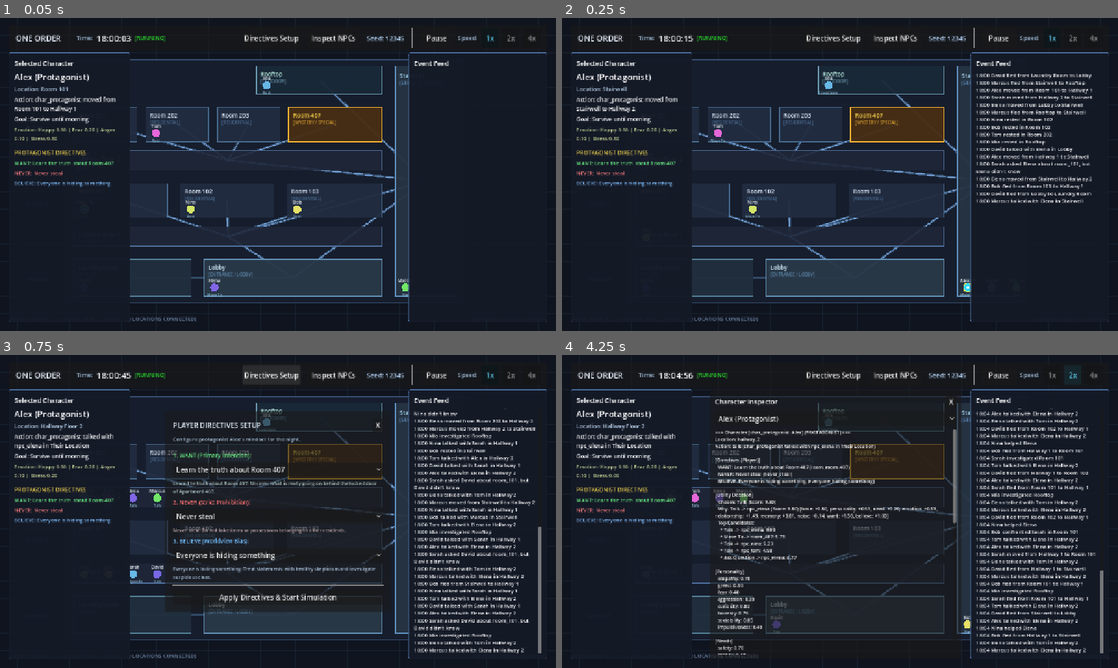
Above: before the commit, frames 1-4 (two rows, left to right).
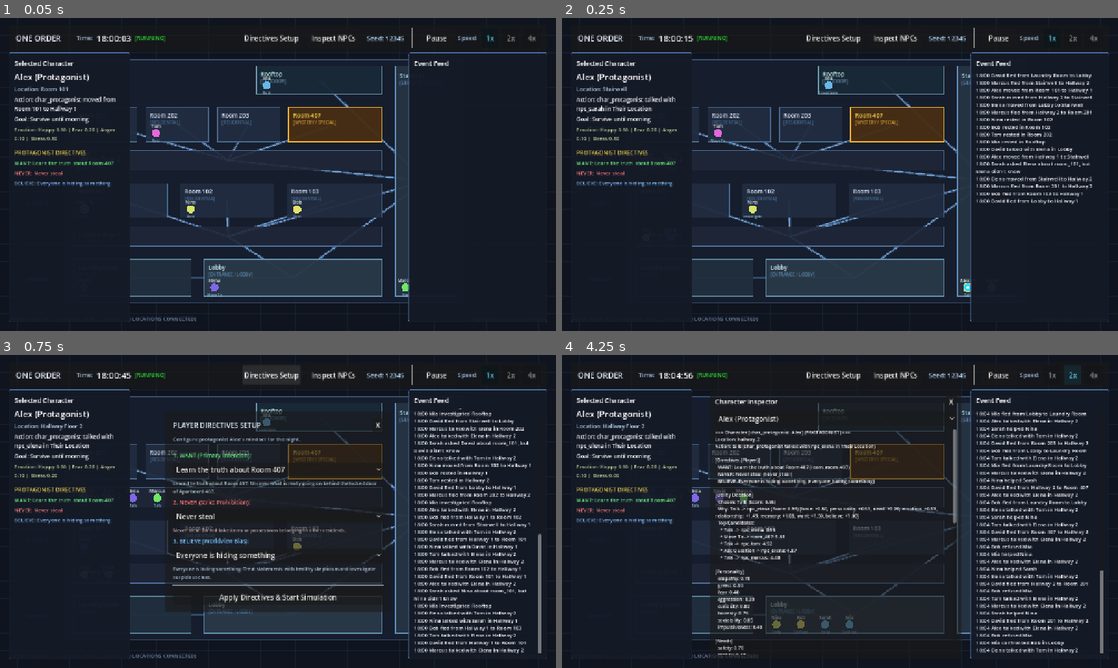
Above: after the commit, the same moments.

Repository: wongsakorn-s/one-order-apartment-407
Game: Godot game, scene res://scenes/main.tscn
Same seed, same stepped clock (60 frames per second), same inputs: the game is played once before the commit and once after it.
Inputs:
- Up to frame 1 (0.05 s): no input
- Up to frame 2 (0.25 s): no input
- Up to frame 3 (0.75 s): click "Directives Setup" at 0.5 s
- Up to frame 4 (4.25 s): click "Apply Directives & Start Simu…" at 1.25 s; click "Inspect NPCs" at 2 s; click "1x" at 2.75 s; click "2x" at 3.5 s

Frame 1 is identical in both runs. In frame 2, 0.8% of the frame differs, in the area x 2-96%, y 20-89%; in frame 3, 4.4%; in frame 4, 4.9%, in the area x 23-96%, y 17-96%.

Commit message:
feat: complete TASK-015 Room 407 Mystery Catalyst
Add Room407Generator, which selects at most one procedural scenario
for Room 407 per run (hidden money, a missing tenant, a secret
meeting, stolen goods, someone hiding, abandoned belongings, innocent
noise, or explicitly irrelevant) — with a further chance of selecting
none at all, so the room is doubly likely to sometimes be completely
unremarkable. There is no fixed canonical explanation: each scenario
mutates real state (world-truth items, beliefs, goals, relationships)
using the same character/world primitives TASK-011's secrets already
use, so resolution emerges from existing goal/belief/investigate/
social-action systems rather than a scripted quest path. The
protagonist is never assigned Room 407 knowledge, goals, or location
by this generator, so the player is never nudged toward investigating
it.

Give Location a lightweight world-truth item list (add_item/
remove_item/has_item), separate from any character's inventory, and
extend InvestigateAction so any character investigating a location —
not just whoever the generator happened to pick — can discover and
pick up what's there. This is what makes Room 407 state independently
discoverable by any NPC rather than only knowable to a pre-selected
character.

The scenario is kept in its own SimulationRunner field/getter
(get_room_407_scenario) rather than folded into TASK-011's secrets
list, so that task's exact "3-5 secrets per run" range stays intact
regardless of whether Room 407 also produced a scenario.

Co-Authored-By: Claude Sonnet 5 <noreply@anthropic.com>

Diff:
--- a/scripts/actions/investigate_action.gd
+++ b/scripts/actions/investigate_action.gd
@@ -50,8 +50,25 @@
 			state_changes["stress_delta"] = 0.05
 			state_changes["fear_delta"] = 0.05
 
+		# TASK-015: any character investigating a location may independently
+		# discover and pick up world-truth items left there (e.g. hidden cash,
+		# stolen goods, abandoned belongings), regardless of who placed them.
+		var world_graph: WorldGraph = context.get("world_graph", null)
+		if world_graph != null and world_graph.has_location(target_id):
+			var loc: Location = world_graph.get_location(target_id)
+			if loc != null and not loc.items.is_empty():
+				var found_item: String = loc.items[0]
+				loc.remove_item(found_item)
+				if not found_item in actor.inventory:
+					actor.inventory.append(found_item)
+				actor.set_belief(target_id, "contained_item", found_item, 1.0, "self", float(context.get("sim_time", 0.0)))
+				metadata["found_item"] = found_item
+				state_changes["item_found"] = {"item": found_item, "location": target_id, "by": actor_id}
+
 func get_readable_description(context: Dictionary = {}) -> String:
 	var characters: Dictionary = context.get("characters", {})
 	var actor = characters.get(actor_id, null)
 	var actor_name: String = actor.name if actor != null else actor_id
+	if metadata.has("found_item"):
+		return "%s investigated %s and found %s" % [actor_name, target_id.capitalize(), metadata["found_item"]]
 	return "%s investigated %s" % [actor_name, target_id.capitalize()]
--- /dev/null
+++ b/scripts/generation/room_407_generator.gd
@@ -0,0 +1,224 @@
+class_name Room407Generator
+extends RefCounted
+
+## Room407Generator selects at most one procedural "mystery catalyst" scenario
+## for Room 407 per run (TASK-015). Room 407 has no fixed canonical explanation:
+## different seeds can make it about hidden money, a missing tenant, a secret
+## meeting, stolen goods, someone hiding, abandoned belongings, innocent noise,
+## or nothing noteworthy at all. Every scenario mutates real state (world
+## items, beliefs, goals, relationships) using the existing character/world
+## systems rather than scripting a resolution; NPCs discover and resolve it
+## purely through existing goal/belief/investigate mechanics. The protagonist
+## is never assigned Room 407 knowledge or goals here, so they are never
+## nudged toward investigating it.
+
+const CharacterStateClass = preload("res://scripts/characters/character_state.gd")
+
+const SCENARIO_TYPES: Array[String] = [
+	"hidden_money",
+	"missing_tenant",
+	"secret_meeting",
+	"stolen_goods",
+	"someone_hiding",
+	"abandoned_belongings",
+	"innocent_noise",
+	"irrelevant",
+]
+
+## Probability that no scenario is selected at all -- distinct from selecting
+## the "irrelevant" archetype -- so Room 407 is doubly likely to sometimes be
+## completely unremarkable.
+const SKIP_PROBABILITY: float = 0.25
+
+const ROOM_ID: String = "room_407"
+
+## Generate (at most) one Room 407 scenario deterministically from `rng`,
+## applying its effects to `characters` and `world_graph`. Returns an empty
+## Dictionary if no scenario was selected this run, otherwise a secret-shaped
+## summary dict compatible with SecretGenerator's schema (id/type/subject_id/
+## subject_name/target_id/target_name/detail/description) so it can be
+## appended directly to the run's secrets list.
+func generate_scenario(rng: RandomService, characters: Array, world_graph: WorldGraph) -> Dictionary:
+	if rng == null or characters.is_empty():
+		return {}
+
+	if rng.rand_float() < SKIP_PROBABILITY:
+		return {}
+
+	# NPCs only: never assign Room 407 knowledge/goals to the protagonist.
+	var npc_pool: Array = []
+	for c in characters:
+		if not (c as CharacterState).is_protagonist:
+			npc_pool.append(c)
+	npc_pool.sort_custom(func(a, b): return a.id < b.id)
+
+	var scenario_type: String = str(rng.pick(SCENARIO_TYPES))
+
+	match scenario_type:
+		"hidden_money":
+			return _apply_hidden_money(rng, npc_pool, world_graph)
+		"missing_tenant":
+			return _apply_missing_tenant(rng, npc_pool)
+		"secret_meeting":
+			return _apply_secret_meeting(rng, npc_pool)
+		"stolen_goods":
+			return _apply_stolen_goods(rng, npc_pool, world_graph)
+		"someone_hiding":
+			return _apply_someone_hiding(rng, npc_pool)
+		"abandoned_belongings":
+			return _apply_abandoned_belongings(rng, npc_pool, world_graph)
+		"innocent_noise":
+			return _apply_innocent_noise(rng, npc_pool)
+		_:
+			return {
+				"id": "room_407_scenario", "type": "irrelevant",
+				"subject_id": "", "subject_name": "",
+				"target_id": "", "target_name": "",
+				"detail": "",
+				"description": "Room 407 holds no notable secret this time."
+			}
+
+func _apply_hidden_money(rng: RandomService, npc_pool: Array, world_graph: WorldGraph) -> Dictionary:
+	if npc_pool.is_empty():
+		return {}
+	var anchor: CharacterState = npc_pool[rng.rand_range_int(0, npc_pool.size() - 1)]
+
+	if world_graph != null and world_graph.has_location(ROOM_ID):
+		world_graph.get_location(ROOM_ID).add_item("hidden_cash")
+
+	anchor.set_belief("self", "hid_money_in", ROOM_ID, 1.0, "self", 0.0)
+	anchor.set_belief(ROOM_ID, "status", "hiding_money_here", 0.9, "self", 0.0)
+
+	return {
+		"id": "room_407_scenario", "type": "hidden_money",
+		"subject_id": anchor.id, "subject_name": anchor.name,
+		"target_id": "", "target_name": "",
+		"detail": "hidden_cash",
+		"description": "%s secretly hid cash somewhere in Room 407." % anchor.name
+	}
+
+func _apply_missing_tenant(rng: RandomService, npc_pool: Array) -> Dictionary:
+	if npc_pool.is_empty():
+		return {}
+	var anchor: CharacterState = npc_pool[rng.rand_range_int(0, npc_pool.size() - 1)]
+	anchor.set_belief(ROOM_ID, "status", "tenant_missing", 0.85, "self", 0.0)
+
+	return {
+		"id": "room_407_scenario", "type": "missing_tenant",
+		"subject_id": anchor.id, "subject_name": anchor.name,
+		"target_id": "", "target_name": "",
+		"detail": "",
+		"description": "%s has noticed Room 407's tenant seems to have vanished." % anchor.name
+	}
+
+func _apply_secret_meeting(rng: RandomService, npc_pool: Array) -> Dictionary:
+	if npc_pool.size() < 2:
+		return {}
+	var idx_a: int = rng.rand_range_int(0, npc_pool.size() - 1)
+	var idx_b: int = idx_a
+	while idx_b == idx_a:
+		idx_b = rng.rand_range_int(0, npc_pool.size() - 1)
+	var a: CharacterState = npc_pool[idx_a]
+	var b: CharacterState = npc_pool[idx_b]
+
+	a.set_belief("self", "met_secretly_in", ROOM_ID, 1.0, "self", 0.0)
+	b.set_belief("self", "met_secretly_in", ROOM_ID, 1.0, "self", 0.0)
+	a.get_relationship(b.id).set_value("trust", clampf(a.get_relationship_value(b.id, "trust") + 0.15, 0.0, 1.0))
+	b.get_relationship(a.id).set_value("trust", clampf(b.get_relationship_value(a.id, "trust") + 0.15, 0.0, 1.0))
+
+	return {
+		"id": "room_407_scenario", "type": "secret_meeting",
+		"subject_id": a.id, "subject_name": a.name,
+		"target_id": b.id, "target_name": b.name,
+		"detail": "",
+		"description": "%s and %s secretly met in Room 407." % [a.name, b.name]
+	}
+
+func _apply_stolen_goods(rng: RandomService, npc_pool: Array, world_graph: WorldGraph) -> Dictionary:
+	if npc_pool.is_empty():
+		return {}
+	var anchor: CharacterState = npc_pool[rng.rand_range_int(0, npc_pool.size() - 1)]
+
+	if world_graph != null and world_graph.has_location(ROOM_ID):
+		world_graph.get_location(ROOM_ID).add_item("stolen_jewelry")
+
+	anchor.set_belief("self", "stashed_item_in", ROOM_ID, 1.0, "self", 0.0)
+	anchor.set_belief(ROOM_ID, "status", "hiding_stolen_goods", 0.9, "self", 0.0)
+
+	return {
+		"id": "room_407_scenario", "type": "stolen_goods",
+		"subject_id": anchor.id, "subject_name": anchor.name,
+		"target_id": "", "target_name": "",
+		"detail": "stolen_jewelry",
+		"description": "%s stashed stolen jewelry in Room 407." % anchor.name
+	}
+
+func _apply_someone_hiding(rng: RandomService, npc_pool: Array) -> Dictionary:
+	if npc_pool.size() < 2:
+		return {}
+	var hider: CharacterState = npc_pool[rng.rand_range_int(0, npc_pool.size() - 1)]
+
+	var others: Array = []
+	for c in npc_pool:
+		if c.id != hider.id:
+			others.append(c)
+	var avoided: CharacterState = others[rng.rand_range_int(0, others.size() - 1)]
+
+	hider.current_location = ROOM_ID
+	hider.set_belief("self", "hiding_from", avoided.id, 1.0, "self", 0.0)
+
+	var already_has_goal: bool = false
+	for g in hider.goals:
+		if g is Dictionary and g.get("type", "") == "avoid_character" and g.get("target", "") == avoided.id:
+			already_has_goal = true
+			break
+	if not already_has_goal:
+		hider.goals.append({
+			"id": "AvoidCharacter", "type": "avoid_character", "target": avoided.id,
+			"target_name": avoided.name, "description": "Avoid %s while hiding in Room 407" % avoided.name
+		})
+
+	return {
+		"id": "room_407_scenario", "type": "someone_hiding",
+		"subject_id": hider.id, "subject_name": hider.name,
+		"target_id": avoided.id, "target_name": avoided.name,
+		"detail": "",
+		"description": "%s is secretly hiding in Room 407, avoiding %s." % [hider.name, avoided.name]
+	}
+
+func _apply_abandoned_belongings(rng: RandomService, npc_pool: Array, world_graph: WorldGraph) -> Dictionary:
+	if world_graph != null and world_graph.has_location(ROOM_ID):
+		world_graph.get_location(ROOM_ID).add_item("old_suitcase")
+
+	var anchor_id: String = ""
+	var anchor_name: String = ""
+	if not npc_pool.is_empty():
+		var anchor: CharacterState = npc_pool[rng.rand_range_int(0, npc_pool.size() - 1)]
+		anchor.set_belief(ROOM_ID, "status", "abandoned_belongings", 0.7, "self", 0.0)
+		anchor_id = anchor.id
+		anchor_name = anchor.name
+
+	return {
+		"id": "room_407_scenario", "type": "abandoned_belongings",
+		"subject_id": anchor_id, "subject_name": anchor_name,
+		"target_id": "", "target_name": "",
+		"detail": "old_suitcase",
+		"description": "Room 407 contains a suitcase of belongings left behind by a previous occupant."
+	}
+
+func _apply_innocent_noise(rng: RandomService, npc_pool: Array) -> Dictionary:
+	if npc_pool.is_empty():
+		return {}
+	var anchor: CharacterState = npc_pool[rng.rand_range_int(0, npc_pool.size() - 1)]
+	# The witness's own honest interpretation sounds alarming, even though the
+	# scenario is ultimately harmless -- it only resolves as innocent if
+	# someone actually investigates further.
+	anchor.set_belief(ROOM_ID, "status", "suspicious_activity", 0.7, "self", 0.0)
+
+	return {
+		"id": "room_407_scenario", "type": "innocent_noise",
+		"subject_id": anchor.id, "subject_name": anchor.name,
+		"target_id": "", "target_name": "",
+		"detail": "",
+		"description": "%s heard a strange noise from Room 407 (probably nothing)." % anchor.name
+	}
--- a/scripts/simulation/simulation_runner.gd
+++ b/scripts/simulation/simulation_runner.gd
@@ -21,6 +21,7 @@
 const DirectiveCatalogClass = preload("res://scripts/directives/directive_catalog.gd")
 const RelationshipGeneratorClass = preload("res://scripts/generation/relationship_generator.gd")
 const SecretGeneratorClass = preload("res://scripts/generation/secret_generator.gd")
+const Room407GeneratorClass = preload("res://scripts/generation/room_407_generator.gd")
 const MemoryClass = preload("res://scripts/characters/memory.gd")
 
 @export var initial_seed: int = 12345
@@ -35,6 +36,7 @@
 var _characters: Dictionary = {}
 var _events: Array[Dictionary] = []
 var _secrets: Array[Dictionary] = []
+var _room_407_scenario: Dictionary = {}
 var _event_id_counter: int = 0
 
 func _ready() -> void:
@@ -109,9 +111,18 @@
 	var secret_gen = SecretGeneratorClass.new()
 	_secrets = secret_gen.generate_secrets(random_service, get_all_characters())
 
+	# 6. Select at most one Room 407 mystery catalyst scenario (TASK-015),
+	# continuing the same deterministic RNG stream. Kept separate from the
+	# general secrets list so TASK-011's "3-5 secrets per run" stays exact;
+	# it is still secret-shaped so it reuses the same debug/test surface.
+	var room_407_gen = Room407GeneratorClass.new()
+	_room_407_scenario = room_407_gen.generate_scenario(random_service, get_all_characters(), world_graph)
+
 	# Print generated roster and secrets for debug visibility
 	NPCGeneratorClass.print_generated_roster(get_seed(), get_all_characters())
 	SecretGeneratorClass.print_generated_secrets(get_seed(), _secrets)
+	if not _room_407_scenario.is_empty():
+		print("[ROOM 407] %s" % _room_407_scenario.get("description", ""))
 
 	characters_updated.emit()
 
@@ -379,6 +390,9 @@
 func get_secrets() -> Array[Dictionary]:
 	return _secrets
 
+func get_room_407_scenario() -> Dictionary:
+	return _room_407_scenario
+
 func get_events() -> Array[Dictionary]:
 	return _events
 
--- a/scripts/world/location.gd
+++ b/scripts/world/location.gd
@@ -9,6 +9,11 @@
 var neighbors: Array[String] = []
 var capacity: int = 10
 var tags: Array[String] = []
+
+## World-truth items physically present at this location (TASK-015), independent
+## of any character's inventory. Any character who investigates the location can
+## discover and pick one up, regardless of who originally placed it there.
+var items: Array[String] = []
 
 func _init(
 	p_id: String = "",
@@ -46,3 +51,15 @@
 func add_tag(tag: String) -> void:
 	if not tag.is_empty() and not tag in tags:
 		tags.append(tag)
+
+## Place an item at this location (world truth, not owned by any character).
+func add_item(item_name: String) -> void:
+	if not item_name.is_empty() and not item_name in items:
+		items.append(item_name)
+
+## Remove an item from this location, e.g. once someone picks it up.
+func remove_item(item_name: String) -> void:
+	items.erase(item_name)
+
+func has_item(item_name: String) -> bool:
+	return item_name in items
--- /dev/null
+++ b/tests/test_room_407.gd
@@ -0,0 +1,209 @@
+class_name TestRoom407
+extends RefCounted
+
+## Automated test suite for TASK-015: Room 407 Mystery Catalyst.
+## Validates:
+## 1. Multiple Room 407 configurations exist.
+## 2. Same seed reproduces the configuration; different seeds vary.
+## 3. Different configurations lead to different information chains.
+## 4. Room 407 can occasionally be irrelevant (no scenario, or "irrelevant").
+## 5. No hardcoded quest path (generator source has no ending/outcome hooks).
+## 6. NPCs can independently interact with Room 407-related state (any
+##    investigating character can discover a world-truth item there).
+## 7. The protagonist is never assigned Room 407 knowledge/goals/location.
+
+const RandomServiceClass = preload("res://scripts/simulation/random_service.gd")
+const WorldGraphClass = preload("res://scripts/world/world_graph.gd")
+const NPCGeneratorClass = preload("res://scripts/generation/npc_generator.gd")
+const RelationshipGeneratorClass = preload("res://scripts/generation/relationship_generator.gd")
+const SecretGeneratorClass = preload("res://scripts/generation/secret_generator.gd")
+const Room407GeneratorClass = preload("res://scripts/generation/room_407_generator.gd")
+const CharacterStateClass = preload("res://scripts/characters/character_state.gd")
+const SimulationRunnerClass = preload("res://scripts/simulation/simulation_runner.gd")
+const InvestigateActionClass = preload("res://scripts/actions/investigate_action.gd")
+
+static func run_all() -> Array[Dictionary]:
+	var results: Array[Dictionary] = []
+	results.append(test_multiple_configurations_exist())
+	results.append(test_same_seed_reproduces_configuration())
+	results.append(test_different_configurations_differ())
+	results.append(test_room_407_can_be_irrelevant_or_skipped())
+	results.append(test_no_hardcoded_ending_hooks_in_source())
+	results.append(test_any_npc_can_independently_discover_item())
+	results.append(test_protagonist_never_assigned_room_407_state())
+	results.append(test_runner_integration_includes_scenario_in_secrets())
+	return results
+
+## Builds a roster continuing the exact same RNG sequence SimulationRunner
+## uses (NPCs -> relationships -> secrets), so Room407Generator sees the same
+## stream position it would during a real run.
+static func _build_roster(seed_val: int) -> Dictionary:
+	var graph = WorldGraphClass.create_default_apartment()
+	var rng = RandomServiceClass.new(seed_val)
+
+	var npc_gen = NPCGeneratorClass.new()
+	var npcs = npc_gen.generate_npcs(rng, graph, "char_protagonist", "Alex")
+
+	var protagonist = CharacterStateClass.new("char_protagonist", "Alex", "room_101", true)
+	var all_chars: Array = [protagonist]
+	for npc in npcs:
+		all_chars.append(npc)
+
+	var rel_gen = RelationshipGeneratorClass.new()
+	rel_gen.generate_initial_relationships(rng, all_chars)
+
+	var secret_gen = SecretGeneratorClass.new()
+	secret_gen.generate_secrets(rng, all_chars)
+
+	return {"rng": rng, "characters": all_chars, "graph": graph}
+
+static func test_multiple_configurations_exist() -> Dictionary:
+	var test_name = "test_multiple_configurations_exist"
+
+	var seen_types: Dictionary = {}
+	for seed_val in range(1, 60):
+		var fixture = _build_roster(seed_val)
+		var gen = Room407GeneratorClass.new()
+		var scenario = gen.generate_scenario(fixture["rng"], fixture["characters"], fixture["graph"])
+		var type_key: String = scenario.get("type", "none") if not scenario.is_empty() else "none"
+		seen_types[type_key] = true
+
+	if seen_types.size() < 4:
+		return {"name": test_name, "passed": false, "error": "Expected at least 4 distinct configurations across 59 seeds, got %d: %s" % [seen_types.size(), str(seen_types.keys())]}
+
+	return {"name": test_name, "passed": true}
+
+static func test_same_seed_reproduces_configuration() -> Dictionary:
+	var test_name = "test_same_seed_reproduces_configuration"
+
+	var fixture_a = _build_roster(777)
+	var gen_a = Room407GeneratorClass.new()
+	var scenario_a = gen_a.generate_scenario(fixture_a["rng"], fixture_a["characters"], fixture_a["graph"])
+
+	var fixture_b = _build_roster(777)
+	var gen_b = Room407GeneratorClass.new()
+	var scenario_b = gen_b.generate_scenario(fixture_b["rng"], fixture_b["characters"], fixture_b["graph"])
+
+	if str(scenario_a) != str(scenario_b):
+		return {"name": test_name, "passed": false, "error": "Seed 777 produced different scenarios: %s vs %s" % [str(scenario_a), str(scenario_b)]}
+
+	return {"name": test_name, "passed": true}
+
+static func test_different_configurations_differ() -> Dictionary:
+	var test_name = "test_different_configurations_differ"
+
+	var fixture_a = _build_roster(1)
+	var gen_a = Room407GeneratorClass.new()
+	var scenario_a = gen_a.generate_scenario(fixture_a["rng"], fixture_a["characters"], fixture_a["graph"])
+
+	var fixture_b = _build_roster(2)
+	var gen_b = Room407GeneratorClass.new()
+	var scenario_b = gen_b.generate_scenario(fixture_b["rng"], fixture_b["characters"], fixture_b["graph"])
+
+	if str(scenario_a) == str(scenario_b):
+		return {"name": test_name, "passed": false, "error": "Seeds 1 and 2 produced identical Room 407 scenarios"}
+
+	return {"name": test_name, "passed": true}
+
+static func test_room_407_can_be_irrelevant_or_skipped() -> Dictionary:
+	var test_name = "test_room_407_can_be_irrelevant_or_skipped"
+
+	var found_unremarkable: bool = false
+	for seed_val in range(1, 60):
+		var fixture = _build_roster(seed_val)
+		var gen = Room407GeneratorClass.new()
+		var scenario = gen.generate_scenario(fixture["rng"], fixture["characters"], fixture["graph"])
+		if scenario.is_empty() or scenario.get("type", "") == "irrelevant":
+			found_unremarkable = true
+			break
+
+	if not found_unremarkable:
+		return {"name": test_name, "passed": false, "error": "No seed in [1,59] produced an empty or 'irrelevant' Room 407 outcome"}
+
+	return {"name": test_name, "passed": true}
+
+static func test_no_hardcoded_ending_hooks_in_source() -> Dictionary:
+	var test_name = "test_no_hardcoded_ending_hooks_in_source"
+
+	var script_text: String = FileAccess.get_file_as_string("res://scripts/generation/room_407_generator.gd").to_lower()
+	var forbidden_terms: Array[String] = ["ending", "win_", "lose_", "force_success", "force_failure", "outcome"]
+	for term in forbidden_terms:
+		if term in script_text:
+			return {"name": test_name, "passed": false, "error": "Room407Generator source unexpectedly references '%s'" % term}
+
+	return {"name": test_name, "passed": true}
+
+static func test_any_npc_can_independently_discover_item() -> Dictionary:
+	var test_name = "test_any_npc_can_independently_discover_item"
+
+	var graph = WorldGraphClass.create_default_apartment()
+	graph.get_location("room_407").add_item("hidden_cash")
+
+	# A completely unrelated NPC (not the one who "hid" it) investigates.
+	var discoverer = CharacterStateClass.new("npc_discoverer", "Discoverer", "room_407", false)
+	var context = {"characters": {discoverer.id: discoverer}, "world_graph": graph, "sim_time": 100.0}
+
+	var investigate = InvestigateActionClass.new(discoverer.id, "room_407", 5.0)
+	if not investigate.start(context):
+		return {"name": test_name, "passed": false, "error": "Investigate failed to start: %s" % investigate.failure_reason}
+	investigate.tick(5.0, context)
+
+	if not ("hidden_cash" in discoverer.inventory):
+		return {"name": test_name, "passed": false, "error": "Discoverer did not pick up the item found in Room 407"}
+
+	if graph.get_location("room_407").has_item("hidden_cash"):
+		return {"name": test_name, "passed": false, "error": "Item was not removed from the location after being found"}
+
+	if discoverer.get_belief_value("room_407", "contained_item") != "hidden_cash":
+		return {"name": test_name, "passed": false, "error": "Discoverer did not gain a belief recording what they found"}
+
+	return {"name": test_name, "passed": true}
+
+static func test_protagonist_never_assigned_room_407_state() -> Dictionary:
+	var test_name = "test_protagonist_never_assigned_room_407_state"
+
+	for seed_val in range(1, 60):
+		var fixture = _build_roster(seed_val)
+		var gen = Room407GeneratorClass.new()
+		var scenario = gen.generate_scenario(fixture["rng"], fixture["characters"], fixture["graph"])
+
+		if scenario.get("subject_id", "") == "char_protagonist" or scenario.get("target_id", "") == "char_protagonist":
+			return {"name": test_name, "passed": false, "error": "Seed %d assigned the protagonist as a Room 407 scenario participant" % seed_val}
+
+		for c in fixture["characters"]:
+			if c.is_protagonist and c.current_location == "room_407":
+				return {"name": test_name, "passed": false, "error": "Seed %d relocated the protagonist into Room 407" % seed_val}
+			if c.is_protagonist and c.has_belief("self", "hiding_from"):
+				return {"name": test_name, "passed": false, "error": "Seed %d gave the protagonist Room 407 hiding knowledge" % seed_val}
+
+	return {"name": test_name, "passed": true}
+
+static func test_runner_integration_includes_scenario_in_secrets() -> Dictionary:
+	var test_name = "test_runner_integration_includes_scenario_in_secrets"
+
+	# The general secrets list must stay exactly TASK-011's 3-5 range,
+	# regardless of whether a Room 407 scenario was also selected.
+	var found_any_scenario_seed: bool = false
+	for seed_val in [11111, 22222, 33333, 44444, 55555]:
+		var runner = SimulationRunnerClass.new()
+		runner.initial_seed = seed_val
+		runner._init_simulation()
+
+		var secret_count: int = runner.get_secrets().size()
+		if secret_count < SecretGeneratorClass.MIN_SECRETS or secret_count > SecretGeneratorClass.MAX_SECRETS:
+			runner.free()
+			return {"name": test_name, "passed": false, "error": "Seed %d: general secrets count %d outside TASK-011's 3-5 range" % [seed_val, secret_count]}
+
+		var scenario: Dictionary = runner.get_room_407_scenario()
+		if not scenario.is_empty():
+			found_any_scenario_seed = true
+			if not (scenario.get("type", "") in ["hidden_money", "missing_tenant", "secret_meeting", "stolen_goods", "someone_hiding", "abandoned_belongings", "innocent_noise", "irrelevant"]):
+				runner.free()
+				return {"name": test_name, "passed": false, "error": "Unexpected Room 407 scenario type: %s" % scenario.get("type", "")}
+
+		runner.free()
+
+	if not found_any_scenario_seed:
+		return {"name": test_name, "passed": false, "error": "No tested seed produced a room_407_scenario via get_room_407_scenario()"}
+
+	return {"name": test_name, "passed": true}
--- a/tests/test_runner.gd
+++ b/tests/test_runner.gd
@@ -20,10 +20,11 @@
 const TestSocialInteractionsScript = preload("res://tests/test_social_interactions.gd")
 const TestCausalEventsScript = preload("res://tests/test_causal_events.gd")
 const TestObserverUIScript = preload("res://tests/test_observer_ui.gd")
+const TestRoom407Script = preload("res://tests/test_room_407.gd")
 
 func _init() -> void:
 	print("========================================")
-	print(" RUNNING AUTOMATED TESTS: TASK-001 - TASK-014")
+	print(" RUNNING AUTOMATED TESTS: TASK-001 - TASK-015")
 	print("========================================")
 
 	var total_passed: int = 0
@@ -205,6 +206,17 @@
 			print("  [FAIL] %s - %s" % [res.get("name", "unknown_test"), res.get("error", "unknown error")])
 			total_failed += 1
 
+	# 17. Room 407 Mystery Catalyst Tests (TASK-015)
+	print("\n[SUITE] TestRoom407:")
+	var room_407_results: Array[Dictionary] = TestRoom407Script.run_all()
+	for res in room_407_results:
+		if res.get("passed", false):
+			print("  [PASS] %s" % res["name"])
+			total_passed += 1
+		else:
+			print("  [FAIL] %s - %s" % [res.get("name", "unknown_test"), res.get("error", "unknown error")])
+			total_failed += 1
+
 	print("\n========================================")
 	print(" TEST SUMMARY: %d PASSED, %d FAILED" % [total_passed, total_failed])
 	print("========================================")
Not shown, added: scripts/generation/room_407_generator.gd.uid
Not shown, added: tests/test_room_407.gd.uid
